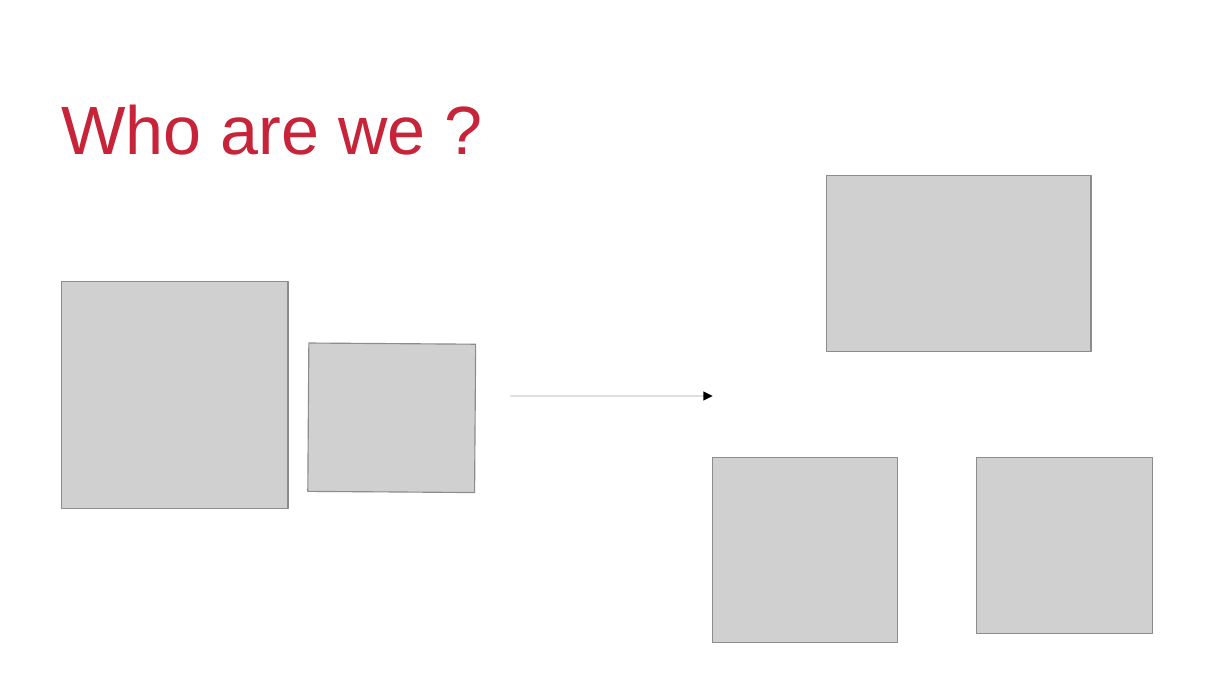
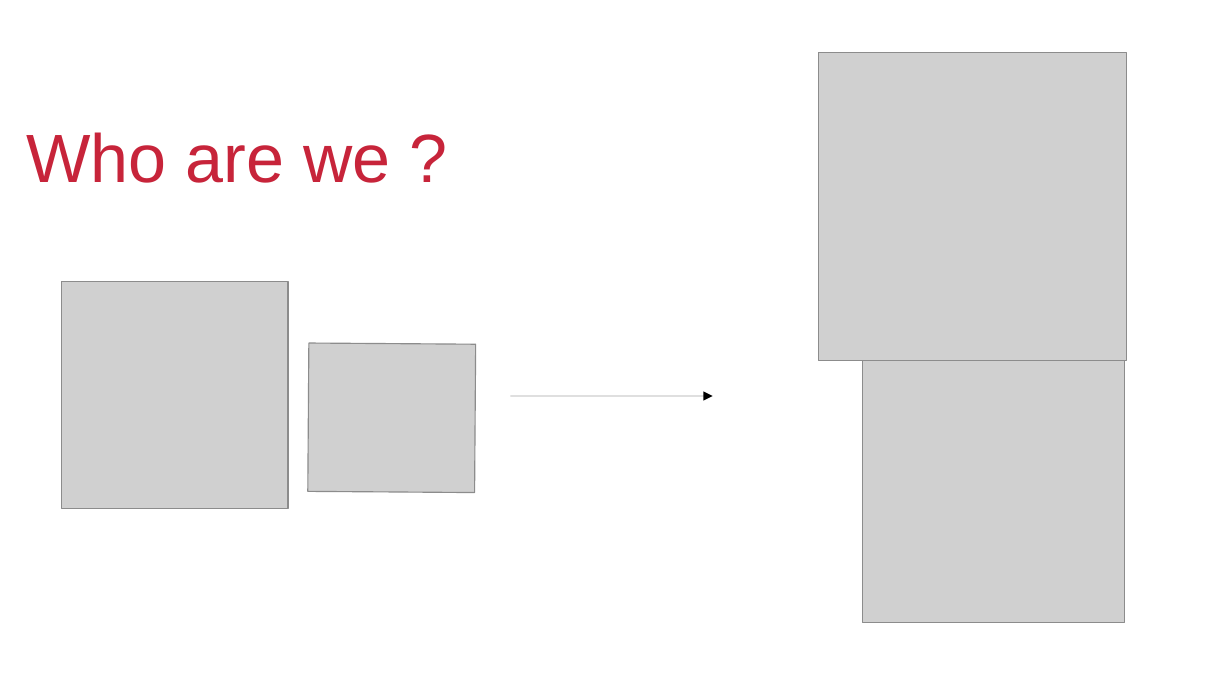
Before and after one commit to ZordoC/April_2019-Energy_Consumption, a slide deck: slide 3 of Info/BusinessProposal.odp (slide 2 before the commit). Drawn at 1232x693 pixels with LibreOffice and Linux fonts; fonts in the diff are those of the drawing; grey boxes stand for pictures; background and template pictures are left out. Boxes give left, top, right and bottom in pixels: in the first picture for what was removed or moved away, otherwise in the second. Text is boxed around its words. In the diff, an @@ line names an element or a change of style, - is before the commit and + after.

```diff
--- a/Info/BusinessProposal.odp
+++ b/Info/BusinessProposal.odp
@@ picture: place and size @@
-picture at bbox=[827, 176, 1091, 351]
+picture at bbox=[818, 53, 1127, 361]
@@ title "Who are we ?": place and size @@
-title "Who are we ?" at bbox=[62, 104, 425, 155]
+title "Who are we ?" at bbox=[26, 132, 390, 183]
@@ picture: place and size @@
-picture at bbox=[977, 457, 1153, 633]
+picture at bbox=[863, 361, 1125, 623]
@@ picture removed at bbox=[713, 457, 898, 642] @@
```
Also in this commit, not shown: 5 other slides changed, 12 slides added, 8 slides removed, 8 other files.
